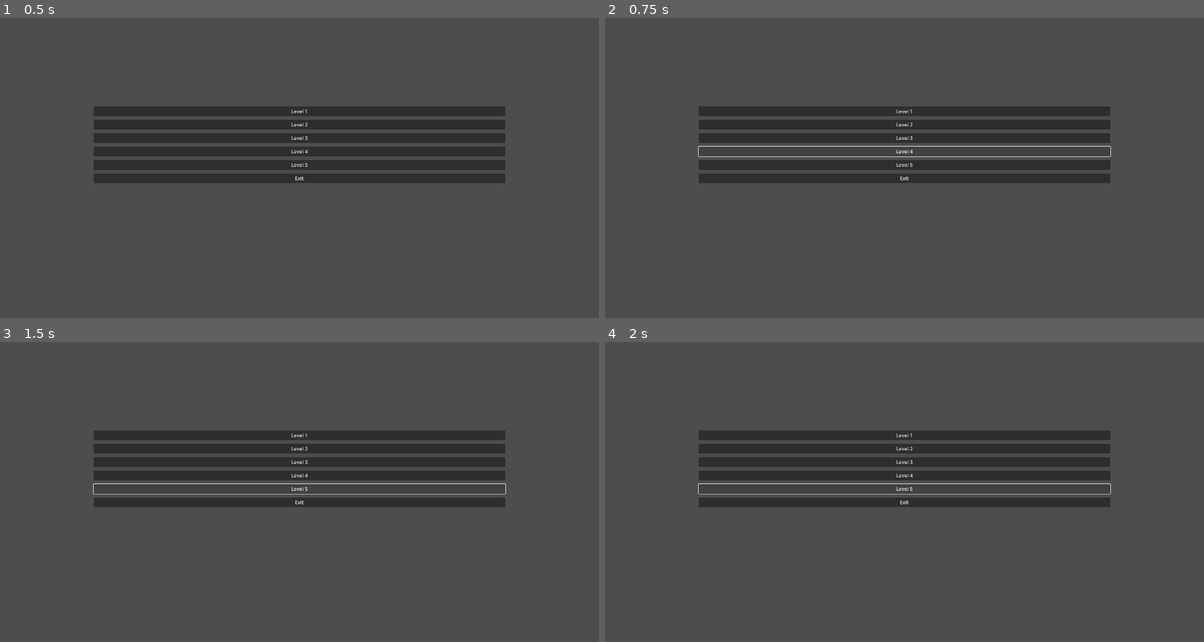
Above: before the commit, frames 1-4 (two rows, left to right).
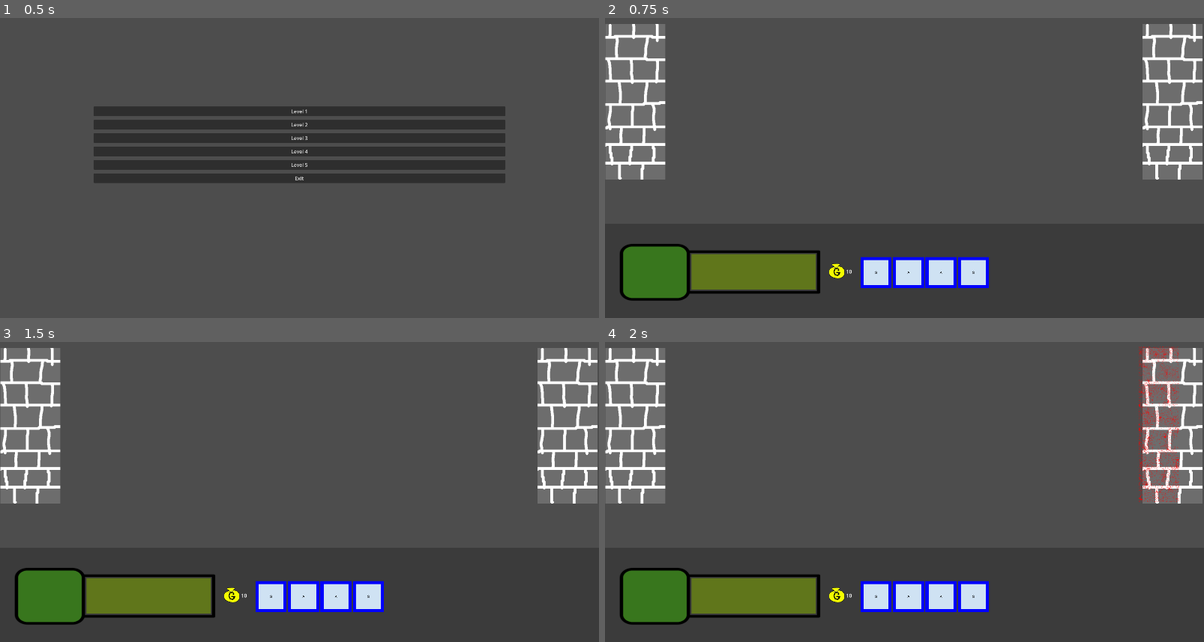
Above: after the commit, the same moments.

Repository: manufacturedba/ludumdare
Game: Godot game, scene res://Menus/MainMenu.tscn
The game is run twice, just before and just after one commit, with the same random seed, the same clock (stepped at 60 frames per second) and the same inputs.
Inputs (mouse positions are in pixels of both pictures, inside the frame that each line leads up to):
- Up to frame 1 (0.5 s): no input
- Up to frame 2 (0.75 s): click "Level 4" at 0.5 s
- Up to frame 3 (1.5 s): click (299, 489) at 1.25 s, where only the run before the commit has a clickable "Level 5"
- Up to frame 4 (2 s): no input

Frame 1 is identical in both runs. In frame 2, 29% of the frame differs, in the area x 0-100%, y 1-95%; in frame 3, 29%; in frame 4, 29%.

Commit message:
Added brute and scout units

Diff:
--- a/project/Battlefield/Toolbar/toolbar.gd
+++ b/project/Battlefield/Toolbar/toolbar.gd
@@ -11,20 +11,30 @@
 var unitDict = {
 	CONSTANTS.CLASS_ENUM.SOLDIER: {
 		"texture": "res://Battlefield/Toolbar/UnitSpawnButton/Textures/soldier.png",
-		"cost": 1,
+		"cost": CONSTANTS.SOLDIER_COST,
 		"class": CONSTANTS.CLASS_ENUM.SOLDIER
 	},
 	CONSTANTS.CLASS_ENUM.ARCHER: {
 		"texture": "res://Battlefield/Toolbar/UnitSpawnButton/Textures/archer.png",
-		"cost": 2,
+		"cost": CONSTANTS.ARCHER_COST,
 		"class": CONSTANTS.CLASS_ENUM.ARCHER
 	},
 	CONSTANTS.CLASS_ENUM.CATAPULT: {
 		"texture": "res://Battlefield/Toolbar/UnitSpawnButton/Textures/archer.png",
-		"cost": 5,
+		"cost": CONSTANTS.CATAPULT_COST,
 		"class": CONSTANTS.CLASS_ENUM.CATAPULT
 	},
-}
+	CONSTANTS.CLASS_ENUM.BRUTE: {
+		"texture": "res://Battlefield/Toolbar/UnitSpawnButton/Textures/soldier.png",
+		"cost": CONSTANTS.BRUTE_COST,
+		"class": CONSTANTS.CLASS_ENUM.BRUTE
+	},
+	CONSTANTS.CLASS_ENUM.SCOUT: {
+		"texture": "res://Battlefield/Toolbar/UnitSpawnButton/Textures/soldier.png",
+		"cost": CONSTANTS.SCOUT_COST,
+		"class": CONSTANTS.CLASS_ENUM.SCOUT
+	}
+};
 
 @onready var healthbar = $MarginContainer/GridContainer/Healthbar/HealthbarProgress;
 @onready var buttonContainer = $MarginContainer/GridContainer/ButtonContainer;
--- a/project/Battlefield/playmat.gd
+++ b/project/Battlefield/playmat.gd
@@ -7,11 +7,15 @@
 const plSoldier = preload("res://Units/Soldier.tscn");
 const plArcher = preload("res://Units/Archer.tscn");
 const plCatapult = preload("res://Units/Catapult.tscn");
+const plBrute = preload("res://Units/Brute.tscn");
+const plScout = preload("res://Units/Scout.tscn");
 
 const unitEnumPlMap = {
 	CONSTANTS.CLASS_ENUM.SOLDIER: plSoldier,
 	CONSTANTS.CLASS_ENUM.ARCHER: plArcher,
 	CONSTANTS.CLASS_ENUM.CATAPULT: plCatapult,
+	CONSTANTS.CLASS_ENUM.BRUTE: plBrute,
+	CONSTANTS.CLASS_ENUM.SCOUT: plScout,
 }
 
 func with(playerUnitTypes: Array[CONSTANTS.CLASS_ENUM], enemyPattern: Array[CONSTANTS.CLASS_ENUM]):
--- /dev/null
+++ b/project/Levels/Level4.tscn
@@ -0,0 +1,9 @@
+[gd_scene load_steps=3 format=3 uid="uid://cmrxp6u0jqna3"]
+
+[ext_resource type="Script" path="res://Levels/level_4.gd" id="1_5ajqn"]
+[ext_resource type="PackedScene" uid="uid://djjy12c52d7gf" path="res://Battlefield/playmat.tscn" id="2_ecdy3"]
+
+[node name="Level4" type="Node2D"]
+script = ExtResource("1_5ajqn")
+
+[node name="Playmat" parent="." instance=ExtResource("2_ecdy3")]
--- /dev/null
+++ b/project/Levels/Level5.tscn
@@ -0,0 +1,9 @@
+[gd_scene load_steps=3 format=3 uid="uid://dhayl83o3mkdf"]
+
+[ext_resource type="Script" path="res://Levels/level_5.gd" id="1_3kdyc"]
+[ext_resource type="PackedScene" uid="uid://djjy12c52d7gf" path="res://Battlefield/playmat.tscn" id="2_20fgh"]
+
+[node name="Level5" type="Node2D"]
+script = ExtResource("1_3kdyc")
+
+[node name="Playmat" parent="." instance=ExtResource("2_20fgh")]
--- /dev/null
+++ b/project/Levels/level_4.gd
@@ -0,0 +1,9 @@
+extends Node2D
+
+@onready var playmat = $Playmat;
+
+const playerUnitTypes: Array[CONSTANTS.CLASS_ENUM] = [CONSTANTS.CLASS_ENUM.SOLDIER, CONSTANTS.CLASS_ENUM.ARCHER, CONSTANTS.CLASS_ENUM.CATAPULT, CONSTANTS.CLASS_ENUM.BRUTE];
+const enemyPattern: Array[CONSTANTS.CLASS_ENUM] = [CONSTANTS.CLASS_ENUM.SOLDIER, CONSTANTS.CLASS_ENUM.ARCHER, CONSTANTS.CLASS_ENUM.SOLDIER, CONSTANTS.CLASS_ENUM.BRUTE];
+
+func _ready() -> void:
+	playmat.with(playerUnitTypes, enemyPattern);
--- /dev/null
+++ b/project/Levels/level_5.gd
@@ -0,0 +1,12 @@
+extends Node2D
+
+@onready var playmat = $Playmat;
+
+const playerUnitTypes: Array[CONSTANTS.CLASS_ENUM] = [CONSTANTS.CLASS_ENUM.SOLDIER,
+	CONSTANTS.CLASS_ENUM.ARCHER, CONSTANTS.CLASS_ENUM.CATAPULT, CONSTANTS.CLASS_ENUM.BRUTE,
+CONSTANTS.CLASS_ENUM.SCOUT];
+const enemyPattern: Array[CONSTANTS.CLASS_ENUM] = [CONSTANTS.CLASS_ENUM.SOLDIER,
+	CONSTANTS.CLASS_ENUM.ARCHER, CONSTANTS.CLASS_ENUM.CATAPULT];
+
+func _ready() -> void:
+	playmat.with(playerUnitTypes, enemyPattern);
--- a/project/Menus/main_menu.gd
+++ b/project/Menus/main_menu.gd
@@ -10,10 +10,10 @@
 	get_tree().change_scene_to_file("res://Levels/Level3.tscn");
 
 func _on_level_4_pressed() -> void:
-	pass # Replace with function body.
+	get_tree().change_scene_to_file("res://Levels/Level4.tscn");
 
 func _on_level_5_pressed() -> void:
-	pass # Replace with function body.
+	get_tree().change_scene_to_file("res://Levels/Level5.tscn");
 
 func _on_exit_button_pressed() -> void:
 	get_tree().quit();
--- /dev/null
+++ b/project/Units/Brute.tscn
@@ -0,0 +1,7 @@
+[gd_scene load_steps=3 format=3 uid="uid://c8g6rj2udffwf"]
+
+[ext_resource type="PackedScene" uid="uid://dc0soohaogl1m" path="res://Units/Unit.tscn" id="1_gcd3g"]
+[ext_resource type="Script" path="res://brute.gd" id="2_6lhd1"]
+
+[node name="Brute" instance=ExtResource("1_gcd3g")]
+script = ExtResource("2_6lhd1")
--- /dev/null
+++ b/project/Units/Scout.tscn
@@ -0,0 +1,7 @@
+[gd_scene load_steps=3 format=3 uid="uid://dlvf1pwbfkasl"]
+
+[ext_resource type="PackedScene" uid="uid://dc0soohaogl1m" path="res://Units/Unit.tscn" id="1_gaev7"]
+[ext_resource type="Script" path="res://Units/scout.gd" id="2_h3ccv"]
+
+[node name="Scout" instance=ExtResource("1_gaev7")]
+script = ExtResource("2_h3ccv")
--- /dev/null
+++ b/project/Units/scout.gd
@@ -0,0 +1,4 @@
+extends Unit
+
+func with(_isPlayer):
+	return _with(_isPlayer, CONSTANTS.SCOUT_LIFE, CONSTANTS.SCOUT_DAMAGE, CONSTANTS.SCOUT_SPEED);
--- a/project/Units/soldier.gd
+++ b/project/Units/soldier.gd
@@ -1,4 +1,4 @@
 extends Unit
 
 func with(_isPlayer):
-	return _with(_isPlayer, CONSTANTS.SOLDIER_LIFE);
+	return _with(_isPlayer, CONSTANTS.SOLDIER_LIFE, CONSTANTS.SOLDIER_DAMAGE, CONSTANTS.SOLDIER_SPEED);
--- a/project/Units/unit.gd
+++ b/project/Units/unit.gd
@@ -7,9 +7,10 @@
 @onready var collision: CollisionShape2D = $UnitCollision;
 @onready var timer:Timer = $UnitAttackTimer;
 
+const ATTACK_INTERVAL = 1;
+
 var defaultSpeed: int = CONSTANTS.SOLDIER_SPEED;
-const ATTACK_INTERVAL = 1;
-const DAMAGE = 1;
+var attackDamage = 1;
 
 var life = 1;
 var maxLife = 1;
@@ -19,10 +20,19 @@
 var isPlayer: bool
 var engagedHostiles: Array[Area2D] = [];
 
-func _with(_isPlayer: bool, _maxLife: int):
+func _with(
+	_isPlayer: bool,
+	_maxLife: int = CONSTANTS.SOLDIER_LIFE,
+	_attackDamage: int = CONSTANTS.SOLDIER_DAMAGE,
+	_defaultSpeed: int = CONSTANTS.SOLDIER_SPEED
+):
+	isPlayer = _isPlayer;
 	maxLife = _maxLife;
+	attackDamage = _attackDamage;
+	defaultSpeed = _defaultSpeed;
+
 	life = maxLife;
-	isPlayer = _isPlayer;
+
 	return self;
 
 # Called when the node enters the scene tree for the first time.
@@ -49,7 +59,7 @@
 func attack() -> void:
 	var engagedHostileSize = engagedHostiles.size();
 	if (engagedHostileSize > 0):
-		engagedHostiles[engagedHostileSize - 1].damage(DAMAGE)
+		engagedHostiles[engagedHostileSize - 1].damage(attackDamage)
 
 func damage(hp: int):
 	life -= hp;
--- /dev/null
+++ b/project/brute.gd
@@ -0,0 +1,4 @@
+extends Unit
+
+func with(_isPlayer):
+	return _with(_isPlayer, CONSTANTS.BRUTE_LIFE, CONSTANTS.BRUTE_DAMAGE, CONSTANTS.BRUTE_SPEED);
--- a/project/constants.gd
+++ b/project/constants.gd
@@ -1,13 +1,16 @@
 extends Node
 
-enum CLASS_ENUM {SOLDIER, ARCHER, CATAPULT};
+enum CLASS_ENUM {SOLDIER, ARCHER, CATAPULT, BRUTE, SCOUT};
 
 var SOLDIER_LIFE = 10;
 var SOLDIER_SPEED = 100;
+var SOLDIER_DAMAGE = 2;
+var SOLDIER_COST = 1;
 
 var ARCHER_LIFE = 5;
 var ARCHER_RANGE = 100;
 var ARCHER_SPEED = 80;
+var ARCHER_COST = 2;
 
 var ARROW_SPEED = 200;
 var ARROW_DAMAGE = 1;
@@ -15,6 +18,17 @@
 var CATAPULT_LIFE = 1;
 var CATAPULT_RANGE = 1000;
 var CATAPULT_SPEED = 10;
+var CATAPULT_COST = 5;
 
 var BALLISTIC_SPEED = 200;
 var BALLISTIC_DAMAGE = 10;
+
+var BRUTE_LIFE = 20
+var BRUTE_SPEED = 50;
+var BRUTE_DAMAGE = 5;
+var BRUTE_COST = 3;
+
+var SCOUT_LIFE = 5;
+var SCOUT_SPEED = 200;
+var SCOUT_DAMAGE = 1;
+var SCOUT_COST = 1;
